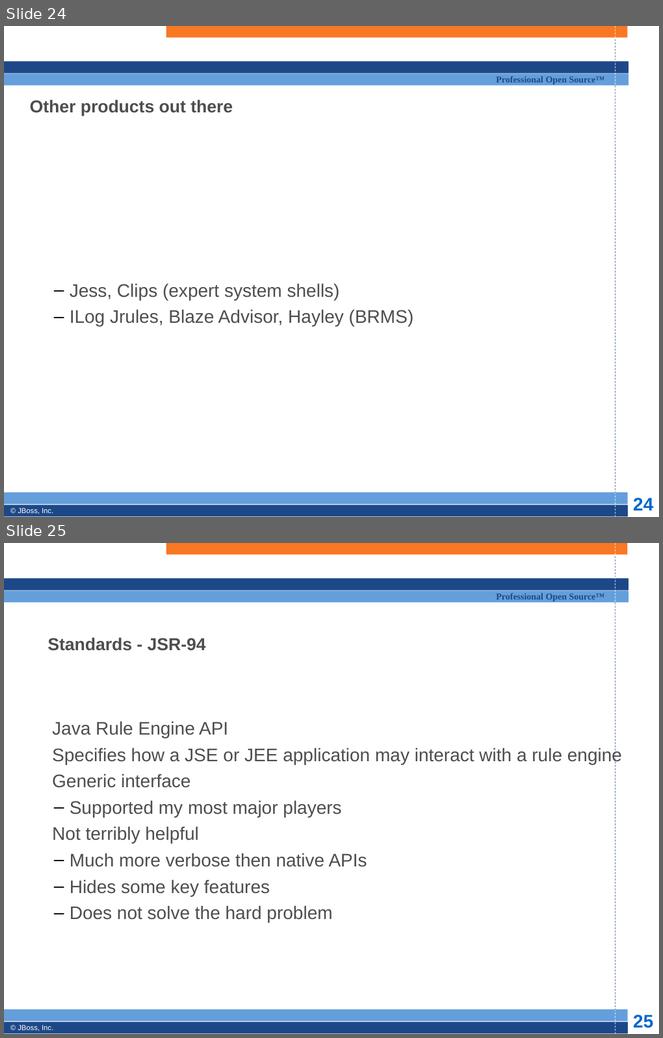
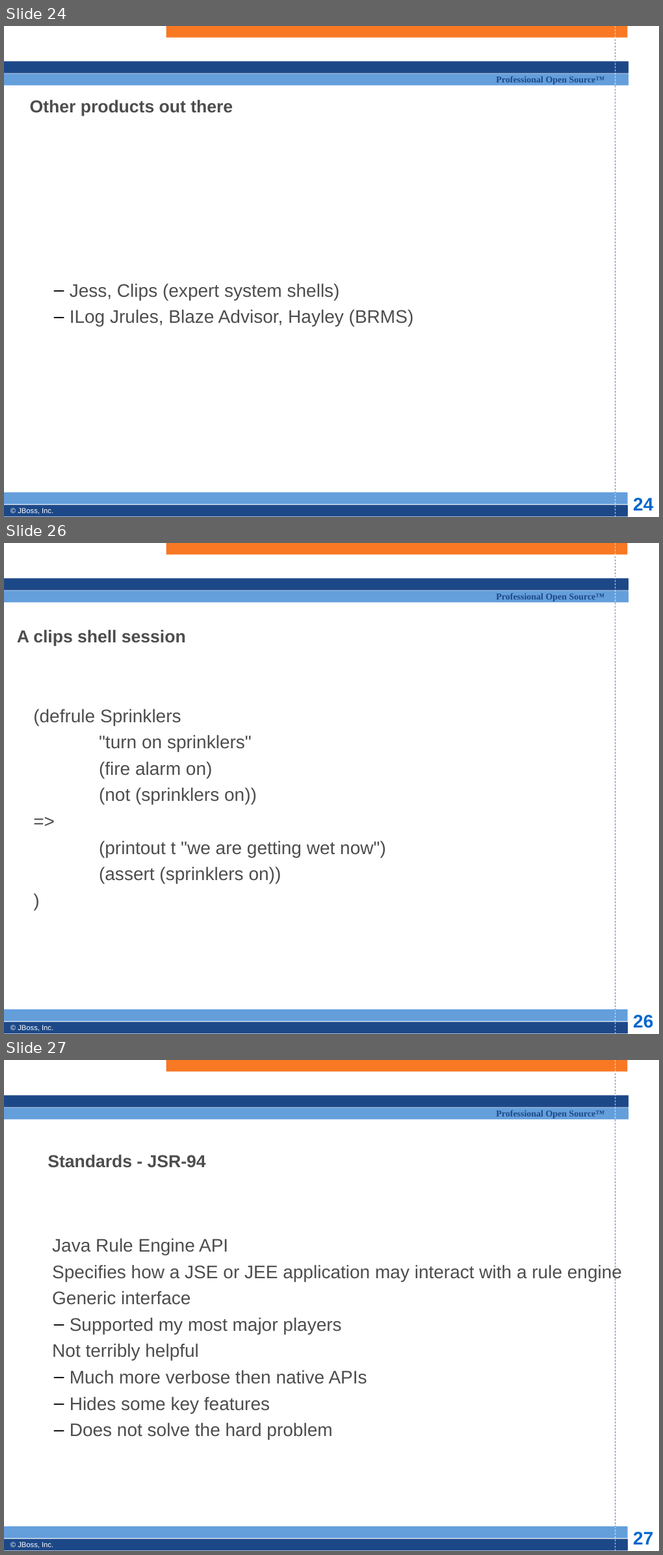
Before and after one commit to bobmcwhirter/drools, a slide deck: documentation/training/developers-course/Module 1 - Introduction.odp. Shown one above the other, each under a label of ours: slides 24 and 25 before the commit, slides 24, 26 and 27 after it; the slides between them are not shown. The pictures are 663x1038 and 663x1555 pixels, drawn with LibreOffice and Linux fonts; fonts in the diff are those of the drawing; background and template pictures are left out. Boxes give left, top, right and bottom in pixels: in the first picture for what was removed or moved away, otherwise in the second. Text is boxed around its words. In the diff, an @@ line names an element or a change of style, - is before the commit and + after.

```diff
--- a/documentation/training/developers-course/Module 1 - Introduction.odp
+++ b/documentation/training/developers-course/Module 1 - Introduction.odp
@@ slide 26 added at [4, 543, 659, 1034], background #FFFFFF; not listed: 13 template elements that a slide beside it also shows @@
@@ title added at [17, 629, 186, 646], 19 pt, text #4D4D4D, bold @@
+A clips shell session
@@ subtitle added at [33, 709, 386, 884], 20 pt, text #4D4D4D @@
+(defrule Sprinklers
+"turn on sprinklers"
+(fire alarm on)
+(not (sprinklers on))
+=>
+(printout t "we are getting wet now")
+(assert (sprinklers on))
+)
@@ what was slide 25 is now slide 27 @@
@@ page number at [633, 1532, 653, 1545]: text changed @@
-25
+27
```
Also in this commit, not shown: 1 other slide added, 2 other files.
